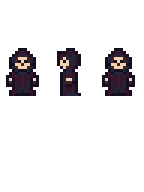
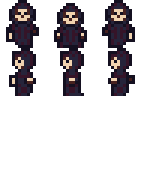
Layered file, before and after one edit (w=144, h=192). Changes by layer:
painted on "Left" over [6, 48, 135, 96]
showed "Down" over [6, 0, 135, 48]
